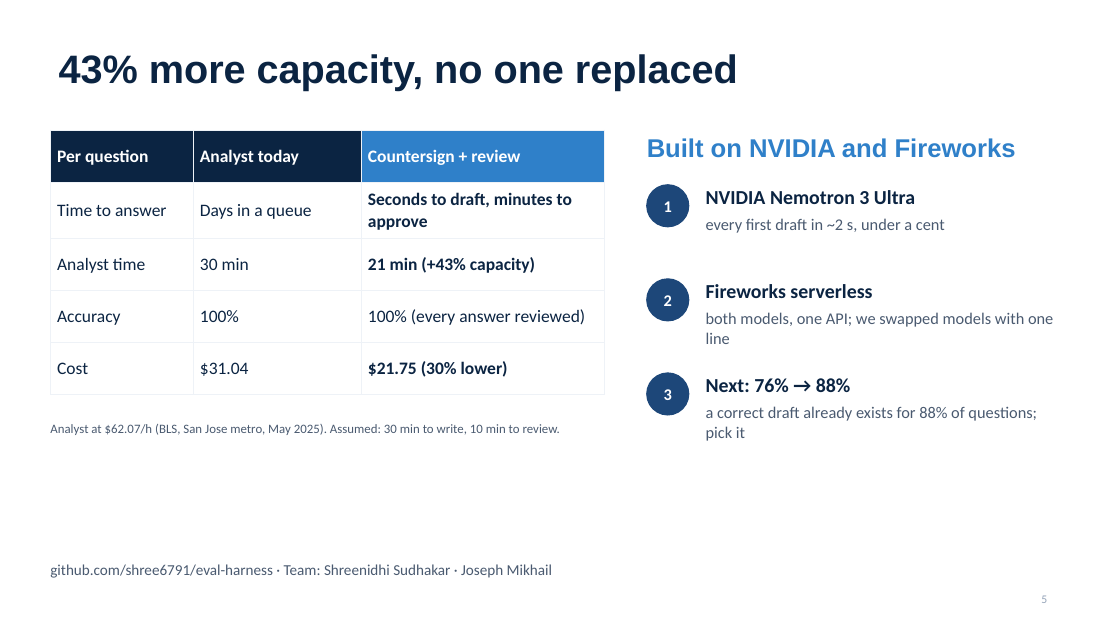
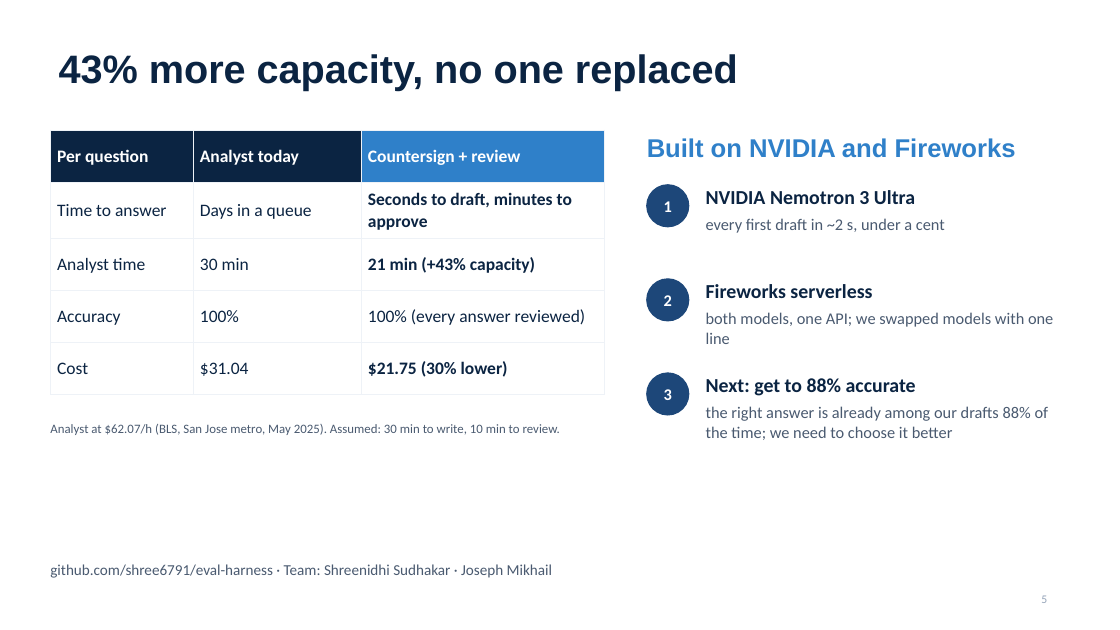
Before and after one commit to shree6791/eval-harness, a slide deck: slide 5 of presentation/Countersign.pptx. Drawn at 1120x630 pixels with LibreOffice and Linux fonts; fonts in the diff are those of the drawing. Boxes give left, top, right and bottom in pixels: in the first picture for what was removed or moved away, otherwise in the second. Text is boxed around its words. In the diff, an @@ line names an element or a change of style, - is before the commit and + after.

```diff
--- a/presentation/Countersign.pptx
+++ b/presentation/Countersign.pptx
@@ text at bbox=[706, 378, 916, 396]: text changed @@
-Next: 76% → 88%
+Next: get to 88% accurate
@@ text at bbox=[706, 406, 1049, 440]: text changed @@
-a correct draft already exists for 88% of questions; pick it
+the right answer is already among our drafts 88% of the time; we need to choose it better
```
Also in this commit, not shown: 3 other files.
